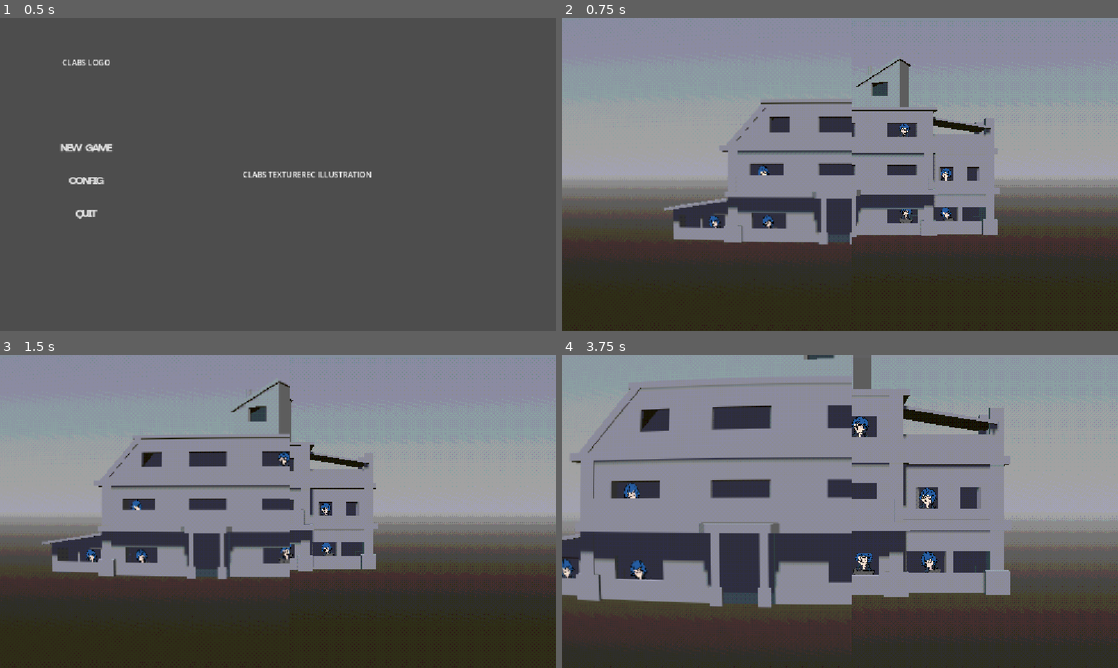
Above: before the commit, frames 1-4 (two rows, left to right).
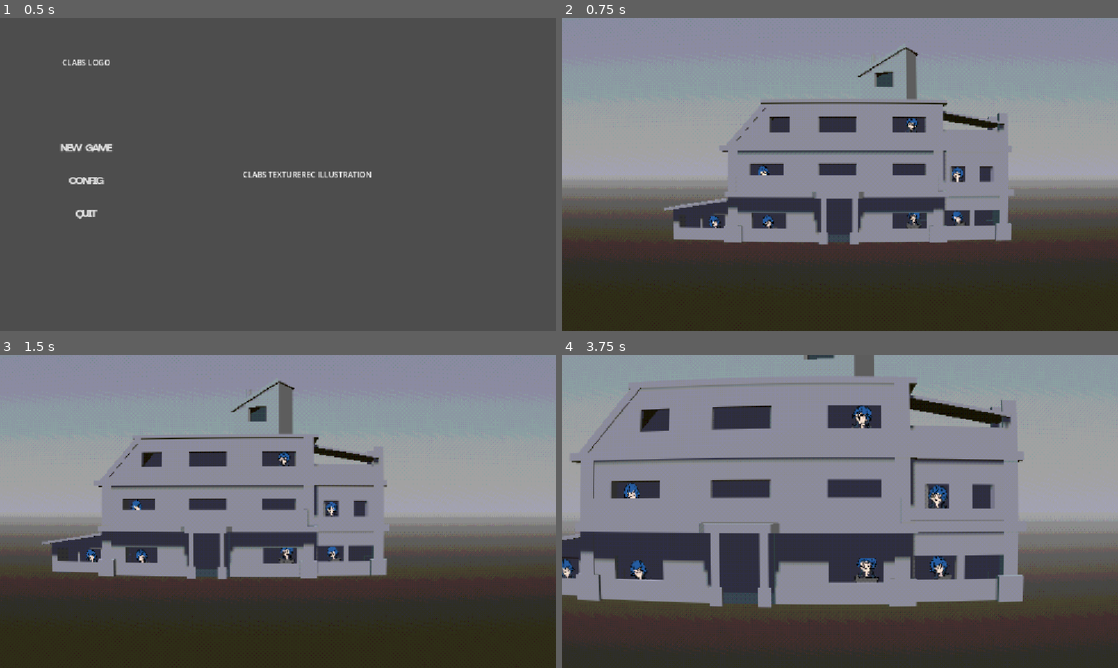
Above: after the commit, the same moments.

Repository: cowburrs/clabs
Game: Godot game, scene res://titlescreen/mainmenu.tscn
Two runs of this game, one before a commit and one after it. Both use one fixed random seed, a clock stepped at 60 frames per second and the inputs below.
Inputs (mouse positions are in pixels of both pictures, inside the frame that each line leads up to):
- Up to frame 1 (0.5 s): no input
- Up to frame 2 (0.75 s): click "NEW GAME" at 0.5 s
- Up to frame 3 (1.5 s): tap Enter at 1.25 s; move the mouse to (400, 495) at 1.27 s; press the mouse at (400, 495) at 1.28 s
- Up to frame 4 (3.75 s): move the mouse to (812, 511) at 2.02 s; release the mouse at (812, 511) at 2.03 s; right-click (812, 511) at 2.1 s; tap Space at 2.75 s; move the mouse to (851, 505) at 2.77 s; press the mouse at (851, 505) at 2.78 s; tap Enter at 3.5 s; move the mouse to (834, 517) at 3.52 s; release the mouse at (834, 517) at 3.53 s; right-click (834, 517) at 3.6 s

Frame 1 is identical in both runs. In frame 2, 5.3% of the frame differs, in the area x 52-82%, y 9-73%; in frame 3, 2.9%; in frame 4, 7.5%, in the area x 52-84%, y 0-81%.

Commit message:
feat: fiusheye lens fixed

Diff:
--- a/NewStuff/main_3d.tscn
+++ b/NewStuff/main_3d.tscn
@@ -53,8 +53,8 @@
 
 [node name="ColorRect2" type="ColorRect" parent="CanvasLayer2" unique_id=2079718504]
 material = SubResource("ShaderMaterial_vocbd")
-offset_right = 601.0
-offset_bottom = 633.0
+offset_right = 1152.0
+offset_bottom = 649.0
 
 [node name="env" type="Node3D" parent="." unique_id=1282242378]
 
